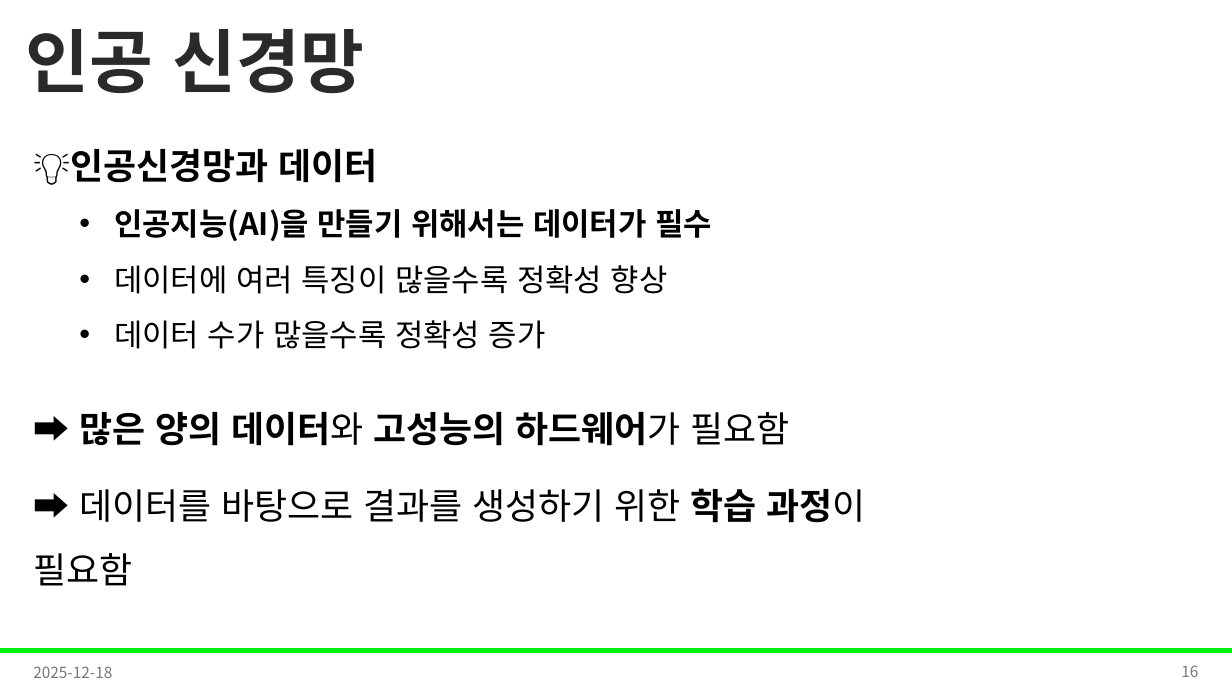
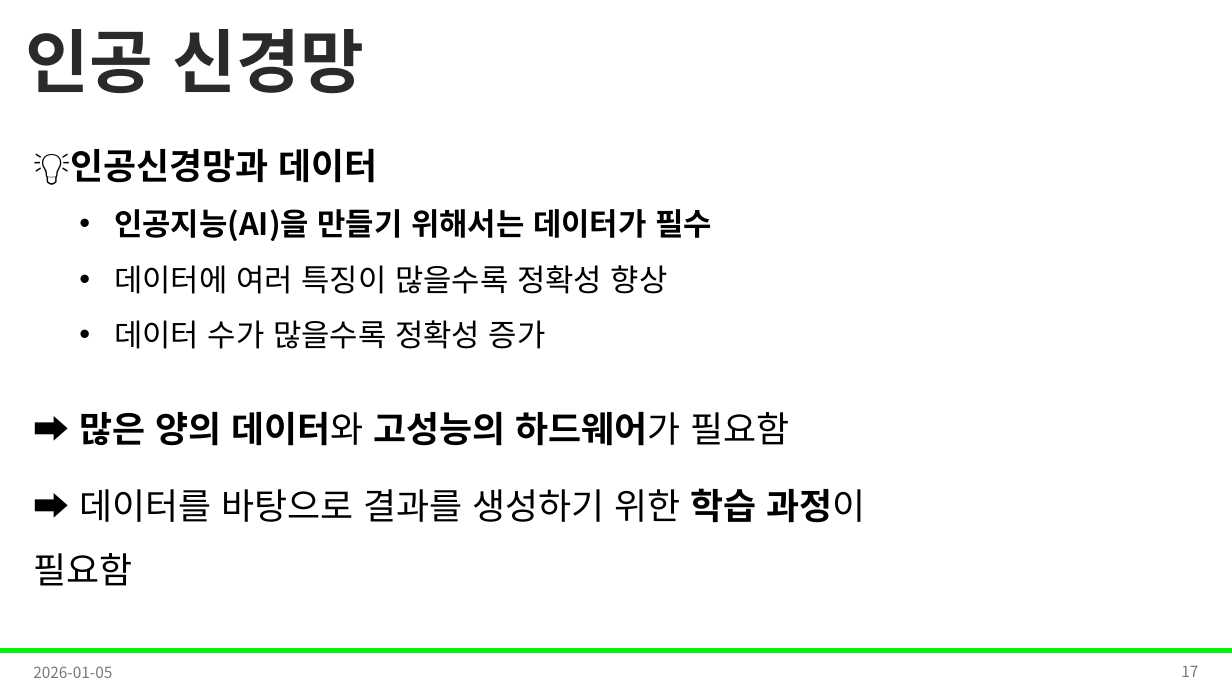
Before and after one commit to Leader-Lesson/KDT_RE_5th, a slide deck: slide 17 of material/5_AI/01_AI기초.pptx (slide 16 before the commit). Drawn at 1232x693 pixels with LibreOffice and Linux fonts; fonts in the diff are those of the drawing; background and template pictures are left out. Boxes give left, top, right and bottom in pixels: in the first picture for what was removed or moved away, otherwise in the second. Text is boxed around its words. In the diff, an @@ line names an element or a change of style, - is before the commit and + after.

```diff
--- a/material/5_AI/01_AI기초.pptx
+++ b/material/5_AI/01_AI기초.pptx
@@ text at <box>33,666,112,678</box>: text changed @@
-2025-12-18
+2026-01-05
@@ page number at <box>1181,666,1198,677</box>: text changed @@
-16
+17
```
Also in this commit, not shown: 13 other slides changed, 1 slide added, 1 slide removed.
